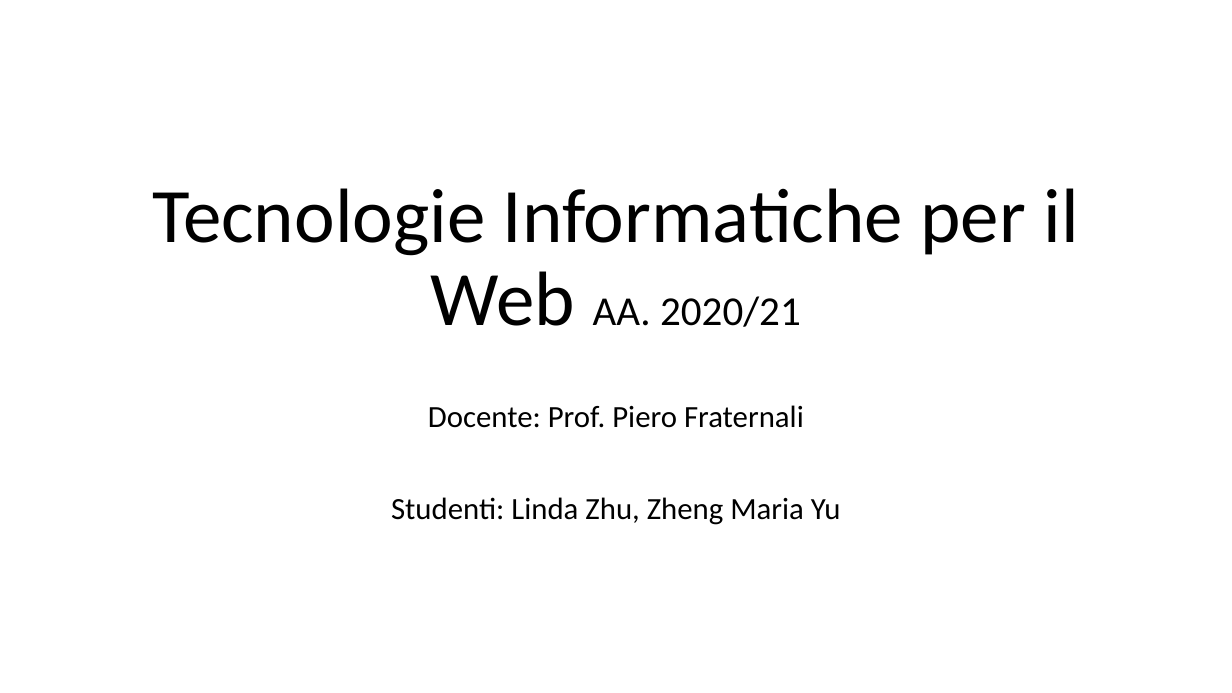
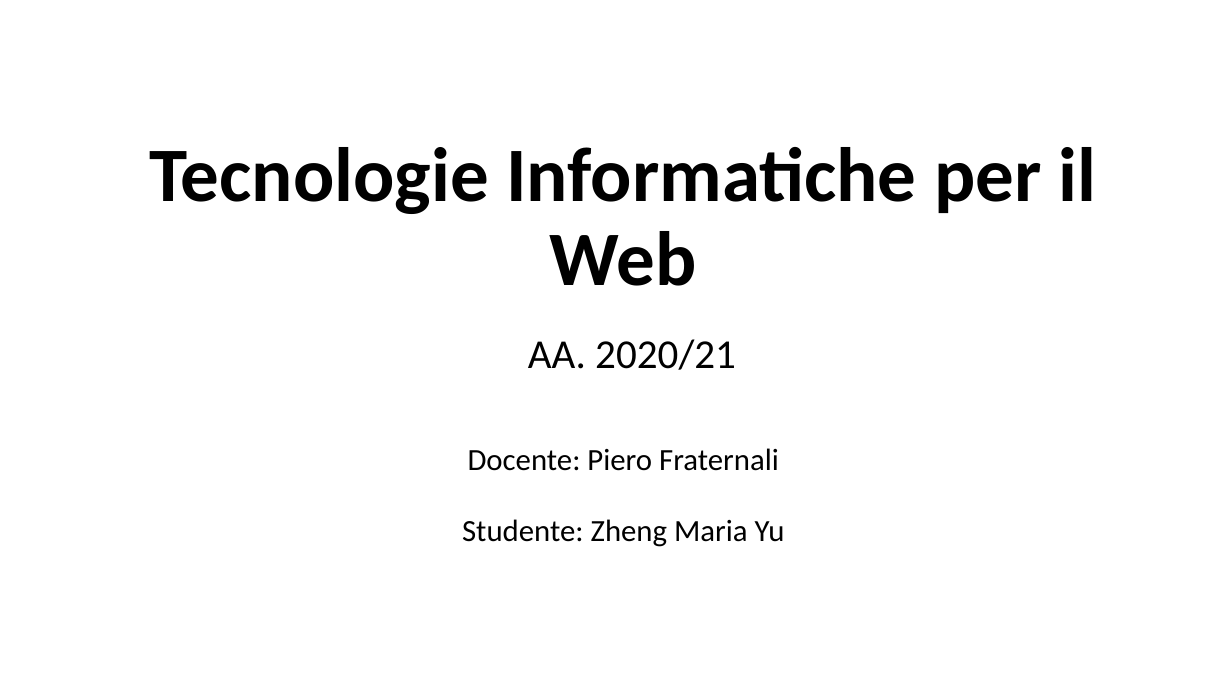
Before and after one commit to Trixyz28/TIW-ImgCatalog-RIA, a slide deck: slide 1 of Documents/ImgCatalogRIA.pptx (slide 2 before the commit). Drawn at 1232x693 pixels with LibreOffice and Linux fonts; fonts in the diff are those of the drawing. Boxes give left, top, right and bottom in pixels: in the first picture for what was removed or moved away, otherwise in the second. Text is boxed around its words. In the diff, an @@ line names an element or a change of style, - is before the commit and + after.

```diff
--- a/Documents/ImgCatalogRIA.pptx
+++ b/Documents/ImgCatalogRIA.pptx
@@ title "Tecnologie Informatiche per il Web ..." moved from (x1=153, y1=188, x2=1078, y2=327) to (x1=149, y1=147, x2=1097, y2=370) @@
@@ title "Tecnologie Informatiche per il Web ..." at (x1=149, y1=147, x2=1097, y2=370): bold on in "Tecnologie Informatiche per il Web" @@
@@ subtitle at (x1=462, y1=448, x2=785, y2=547): text changed @@
-Docente: Prof. Piero Fraternali
-Studenti: Linda Zhu, Zheng Maria Yu
+Docente: Piero Fraternali
+Studente: Zheng Maria Yu
```
Also in this commit, not shown: 8 other slides changed, 2 slides removed, 2 other files.
